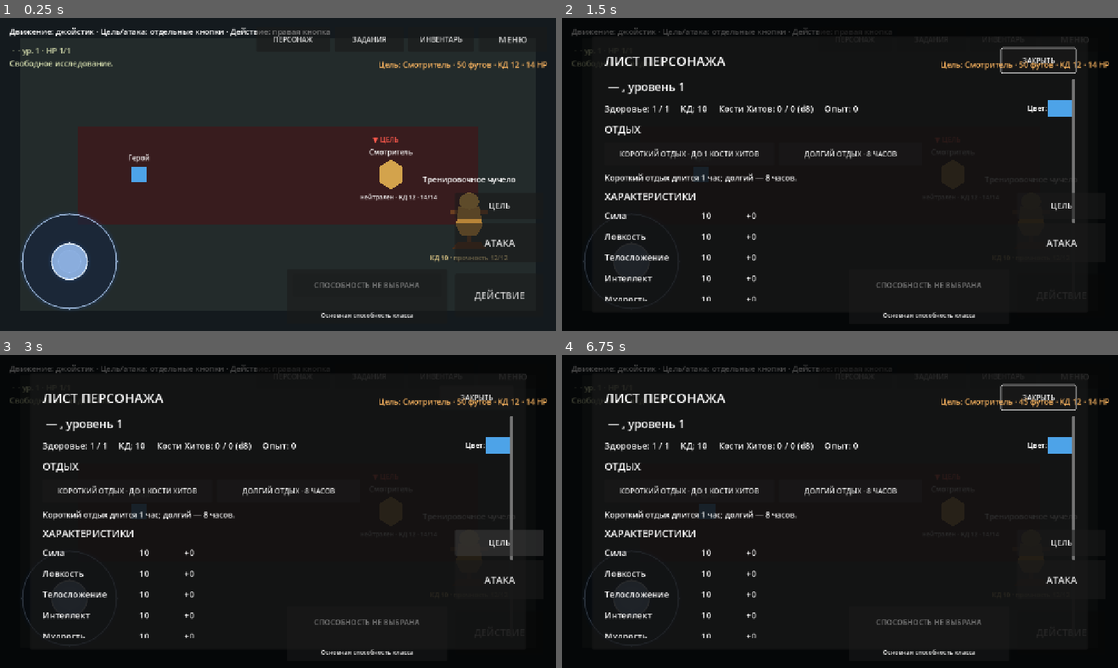
Above: before the commit, frames 1-4 (two rows, left to right).
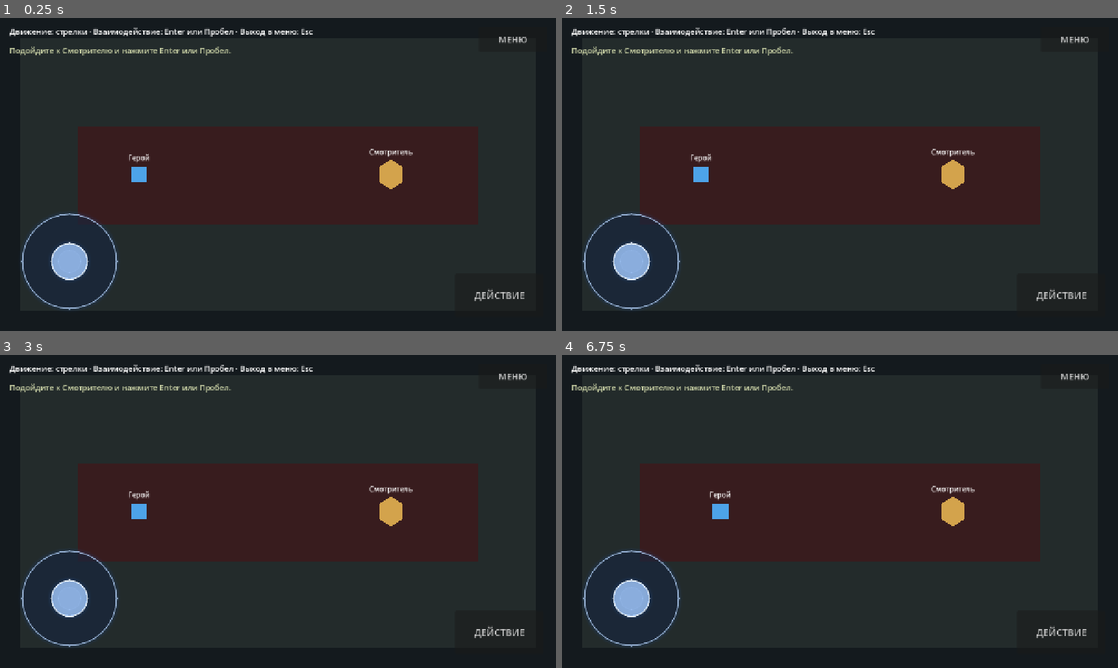
Above: after the commit, the same moments.

Repository: eretenkodaniil16-rgb/rpg-project
Game: Godot game, scene res://scenes/game/game.tscn
Same seed, same stepped clock (60 frames per second), same inputs: the game is played once before the commit and once after it. This scene is started directly instead of the project's main scene.
Inputs (mouse positions are in pixels of both pictures, inside the frame that each line leads up to):
- Up to frame 1 (0.25 s): no input
- Up to frame 2 (1.5 s): click (856, 39) at 0.5 s, where only the run before the commit has a clickable "ПЕРСОНАЖ"; click (928, 39) at 1.25 s, where only the run before the commit has a clickable "ЗАДАНИЯ"
- Up to frame 3 (3 s): click (439, 376) at 2 s, where only the run before the commit has a clickable "ИНВЕНТАРЬ"; click (500, 542) at 2.75 s, where only the run before the commit has a clickable "ЦЕЛЬ"
- Up to frame 4 (6.75 s): click (1062, 580) at 3.5 s, where only the run before the commit has a clickable "АТАКА"; click "ДЕЙСТВИЕ" at 4.25 s; click "МЕНЮ" at 5 s; click (1040, 398) at 5.75 s, where only the run before the commit has a clickable "ЗАКРЫТЬ"; tap Enter (ui_accept) at 6.5 s; move the mouse to (962, 495) at 6.52 s; hold Right (ui_right) from 6.53 s (still down); tap C at 6.6 s; click (962, 495) at 6.67 s

The runs differ from the first frame. In frame 1, 3.3% of the frame differs, in the area x 1-99%, y 2-96%; in frame 2, 34%; in frame 3, 33%; in frame 4, 34%.
Error after the commit: Parse Error: Static function "is_ranged_weapon()" not found in base "DistanceSystem". (res://scripts/game/game.gd:298)

Commit message:
fix: hide HUD under overlays and animate ranged attacks

Diff:
--- a/scripts/game/game.gd
+++ b/scripts/game/game.gd
@@ -6,6 +6,7 @@
 const ATTACK_RESULT_SCENE: PackedScene = preload("res://scenes/ui/attack_result_popup.tscn")
 const TRAINING_DUMMY_SCENE: PackedScene = preload("res://scenes/game/training_dummy.tscn")
 const ABILITY_PANEL_SCENE: PackedScene = preload("res://scenes/ui/ability_panel.tscn")
+const RANGED_PROJECTILE_SCRIPT: Script = preload("res://scripts/game/ranged_projectile.gd")
 
 var _character_button: Button
 var _quest_button: Button
@@ -24,6 +25,10 @@
 var _class_data: ClassDataSystem = ClassDataSystem.new()
 var _ability_system: ClassAbilitySystem = ClassAbilitySystem.new()
 var _combat_system: CombatSystem = CombatSystem.new()
+var _attack_in_progress: bool = false
+var _hud_overlay_active: bool = false
+var _exploration_hud_nodes: Array[CanvasItem] = []
+var _hud_saved_visibility: Dictionary = {}
 
 
 func _ready() -> void:
@@ -33,17 +38,20 @@
 	_build_combat_training()
 	_build_ability_ui()
 	_build_combat_controls()
+	_register_exploration_hud()
 	_connect_progress_signals()
 	_update_status()
+	_sync_exploration_hud_visibility()
 	call_deferred("_select_nearest_target")
 
 
 func _process(_delta: float) -> void:
 	_update_target_label()
+	_sync_exploration_hud_visibility()
 
 
 func _unhandled_input(event: InputEvent) -> void:
-	if _any_overlay_visible():
+	if _any_overlay_visible() or _attack_in_progress:
 		return
 	if event is InputEventKey:
 		var key_event := event as InputEventKey
@@ -172,6 +180,48 @@
 	interface.add_child(_combat_message)
 
 
+func _register_exploration_hud() -> void:
+	_exploration_hud_nodes.clear()
+	_add_exploration_hud_node(help_label)
+	_add_exploration_hud_node(status_label)
+	_add_exploration_hud_node(interaction_label)
+	_add_exploration_hud_node($Interface/MobileControls as CanvasItem)
+	_add_exploration_hud_node(_character_button)
+	_add_exploration_hud_node(_quest_button)
+	_add_exploration_hud_node(_inventory_button)
+	_add_exploration_hud_node(_target_label)
+	_add_exploration_hud_node(_target_button)
+	_add_exploration_hud_node(_attack_button)
+	_add_exploration_hud_node(_combat_message)
+	_add_exploration_hud_node(_ability_panel)
+
+
+func _add_exploration_hud_node(node: CanvasItem) -> void:
+	if node != null and not _exploration_hud_nodes.has(node):
+		_exploration_hud_nodes.append(node)
+
+
+func _sync_exploration_hud_visibility() -> void:
+	var overlay_visible: bool = _any_overlay_visible()
+	if overlay_visible == _hud_overlay_active:
+		return
+	_hud_overlay_active = overlay_visible
+	if overlay_visible:
+		_hud_saved_visibility.clear()
+		for item: CanvasItem in _exploration_hud_nodes:
+			if is_instance_valid(item):
+				_hud_saved_visibility[item.get_instance_id()] = item.visible
+				item.hide()
+	else:
+		for item: CanvasItem in _exploration_hud_nodes:
+			if is_instance_valid(item):
+				item.visible = bool(_hud_saved_visibility.get(item.get_instance_id(), false))
+		_hud_saved_visibility.clear()
+	for target: Node in get_tree().get_nodes_in_group("combat_targets"):
+		if target.has_method("set_combat_overlay_visible"):
+			target.call("set_combat_overlay_visible", not overlay_visible)
+
+
 func _connect_progress_signals() -> void:
 	if not GameState.quest_updated.is_connected(_on_quest_updated):
 		GameState.quest_updated.connect(_on_quest_updated)
@@ -183,49 +233,56 @@
 	if GameState.input_locked or _character_sheet == null:
 		return
 	_character_sheet.open_sheet(GameState.player_character)
+	_sync_exploration_hud_visibility()
 
 
 func _open_quest_journal() -> void:
 	if GameState.input_locked or _quest_journal == null:
 		return
 	_quest_journal.open_journal()
+	_sync_exploration_hud_visibility()
 
 
 func _open_inventory() -> void:
 	if GameState.input_locked or _inventory_panel == null:
 		return
 	_inventory_panel.open_inventory()
+	_sync_exploration_hud_visibility()
 
 
 func _any_overlay_visible() -> bool:
+	var dialogue_ui: CanvasItem = get_node_or_null("Interface/DialogueUI") as CanvasItem
 	return (
 		(_character_sheet != null and _character_sheet.visible)
 		or (_quest_journal != null and _quest_journal.visible)
 		or (_inventory_panel != null and _inventory_panel.visible)
 		or (_attack_popup != null and _attack_popup.visible)
+		or (dialogue_ui != null and dialogue_ui.visible)
 	)
 
 
 func _request_attack() -> void:
-	if GameState.input_locked or _any_overlay_visible():
+	if GameState.input_locked or _any_overlay_visible() or _attack_in_progress:
 		return
 	if not _target_is_valid(_selected_target):
 		_select_nearest_target()
 	if not _target_is_valid(_selected_target):
 		show_combat_message("В комнате нет доступной цели.", false)
 		return
+	var target: Node = _selected_target
 	var weapon: Dictionary = _class_data.get_equipped_weapon(GameState.player_character)
-	var distance: int = DistanceSystem.distance_feet(player.global_position, (_selected_target as Node2D).global_position)
+	var target_position: Vector2 = (target as Node2D).global_position
+	var distance: int = DistanceSystem.distance_feet(player.global_position, target_position)
 	var ammo_id: String = str(weapon.get("ammunition_id", ""))
 	var context: Dictionary = {
-		"target_name": _target_name(_selected_target),
+		"target_name": _target_name(target),
 		"distance_feet": distance,
 		"disadvantage": _has_hostile_within_five_feet(),
 		"no_ammunition": not ammo_id.is_empty() and not GameState.has_item(ammo_id)
 	}
 	var result: AttackResult = _combat_system.perform_basic_attack(
 		GameState.player_character,
-		int(_selected_target.call("get_armor_class")),
+		int(target.call("get_armor_class")),
 		weapon,
 		-1,
 		[],
@@ -233,17 +290,63 @@
 	)
 	if result.out_of_range or result.no_ammunition:
 		_attack_popup.show_result(result)
-		return
+		_sync_exploration_hud_visibility()
+		return
+	_set_combat_busy(true)
 	if not ammo_id.is_empty():
 		GameState.remove_item(ammo_id, 1, false)
-	player.play_attack_animation((_selected_target as Node2D).global_position)
-	_selected_target.call("receive_player_attack", result, true)
+	if DistanceSystem.is_ranged_weapon(weapon):
+		await _play_weapon_projectile(weapon, target_position, result.hit)
+	else:
+		player.play_attack_animation(target_position)
+	if _target_is_valid(target):
+		target.call("receive_player_attack", result, true)
 	GameState.save_game()
 	_update_status()
+	_set_combat_busy(false)
+	_sync_exploration_hud_visibility()
+
+
+func _set_combat_busy(value: bool) -> void:
+	_attack_in_progress = value
+	if _attack_button != null:
+		_attack_button.disabled = value
+	if _target_button != null:
+		_target_button.disabled = value
+
+
+func _play_weapon_projectile(weapon: Dictionary, target_position: Vector2, hit: bool) -> void:
+	var style: String = "arrow" if not str(weapon.get("ammunition_id", "")).is_empty() else "thrown"
+	var accent: Color = Color(0.95, 0.72, 0.28, 1.0) if style == "arrow" else Color(0.75, 0.82, 0.9, 1.0)
+	await _play_projectile(player.global_position, target_position, style, accent, hit)
+
+
+func _play_magic_projectiles(ability: Dictionary, target_position: Vector2) -> void:
+	var effect: String = str(ability.get("effect", "spell_attack"))
+	var projectile_count: int = 3 if effect == "auto_hit_spell" else 1
+	var accent: Color = _magic_projectile_color(str(ability.get("damage_type", "магический")))
+	for index: int in range(projectile_count):
+		var offset := Vector2(0.0, float(index - 1) * 14.0) if projectile_count > 1 else Vector2.ZERO
+		await _play_projectile(player.global_position + offset * 0.25, target_position + offset, "magic", accent, true)
+
+
+func _play_projectile(start_position: Vector2, target_position: Vector2, style: String, accent: Color, hit: bool) -> void:
+	var projectile: RangedProjectile = RANGED_PROJECTILE_SCRIPT.new() as RangedProjectile
+	add_child(projectile)
+	projectile.configure(style, accent)
+	await projectile.fly(start_position, target_position, hit)
+
+
+func _magic_projectile_color(damage_type: String) -> Color:
+	match damage_type:
+		"огненный": return Color(1.0, 0.38, 0.12, 1.0)
+		"силовой": return Color(0.58, 0.42, 1.0, 1.0)
+		"стихийный": return Color(0.2, 0.85, 1.0, 1.0)
+		_: return Color(0.55, 0.78, 1.0, 1.0)
 
 
 func _cycle_target() -> void:
-	if GameState.input_locked:
+	if GameState.input_locked or _attack_in_progress:
 		return
 	var targets: Array[Node] = _available_targets()
 	if targets.is_empty():
@@ -315,7 +418,7 @@
 
 
 func _on_ability_requested(ability_id: String) -> void:
-	if GameState.input_locked:
+	if GameState.input_locked or _attack_in_progress:
 		return
 	var ability: Dictionary = _class_data.get_ability_definition(ability_id)
 	if ability.is_empty():
@@ -331,20 +434,32 @@
 		if not _target_is_valid(_selected_target) or not _selected_target.has_method("receive_signature_ability"):
 			_ability_panel.set_message("Сначала выберите боевую цель.", false)
 			return
-		var distance: int = DistanceSystem.distance_feet(player.global_position, (_selected_target as Node2D).global_position)
+		var target: Node = _selected_target
+		var target_position: Vector2 = (target as Node2D).global_position
+		var distance: int = DistanceSystem.distance_feet(player.global_position, target_position)
 		var maximum_range: int = int(ability.get("range_ft", 5))
 		if distance > maximum_range:
 			_ability_panel.set_message("Цель дальше %d футов." % maximum_range, false)
 			return
+		var resource_key: String = str(ability.get("resource_key", "unlimited"))
+		if resource_key != "unlimited" and not resource_key.is_empty() and GameState.player_character.get_resource(resource_key) <= 0:
+			_ability_panel.set_message("Не осталось доступных применений способности.", false)
+			return
 		var context: Dictionary = {
-			"target_name": _target_name(_selected_target),
+			"target_name": _target_name(target),
 			"distance_feet": distance,
 			"disadvantage": _has_hostile_within_five_feet()
 		}
-		response = _selected_target.call("receive_signature_ability", ability, true, context) as Dictionary
+		var effect: String = str(ability.get("effect", ""))
+		if effect in ["spell_attack", "auto_hit_spell"]:
+			_set_combat_busy(true)
+			await _play_magic_projectiles(ability, target_position)
+		response = target.call("receive_signature_ability", ability, true, context) as Dictionary
+		_set_combat_busy(false)
 	_ability_panel.set_message(str(response.get("message", "Способность применена.")), bool(response.get("success", false)))
 	GameState.save_game()
 	_update_status()
+	_sync_exploration_hud_visibility()
 
 
 func _on_rest_completed(rest_type: String) -> void:
